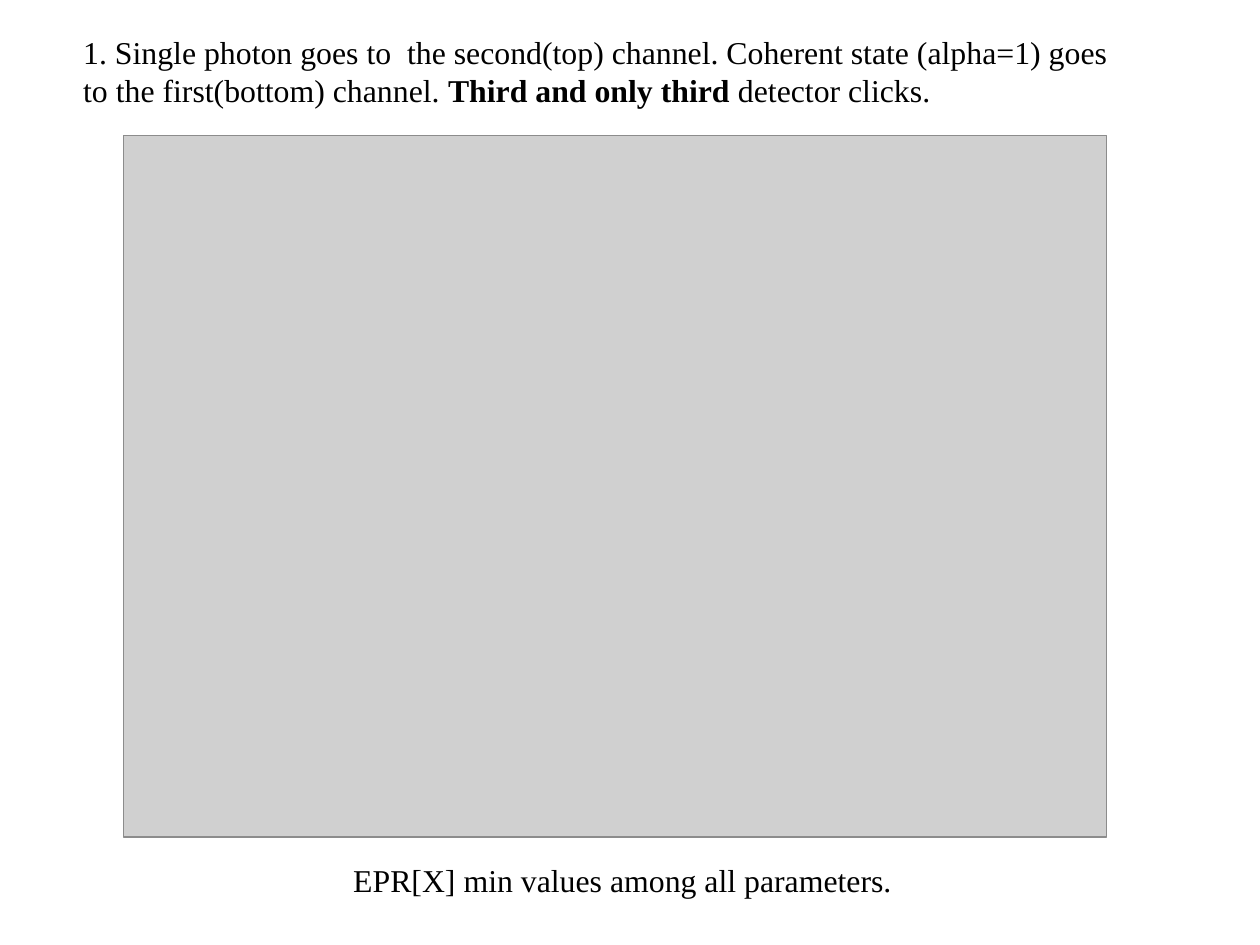
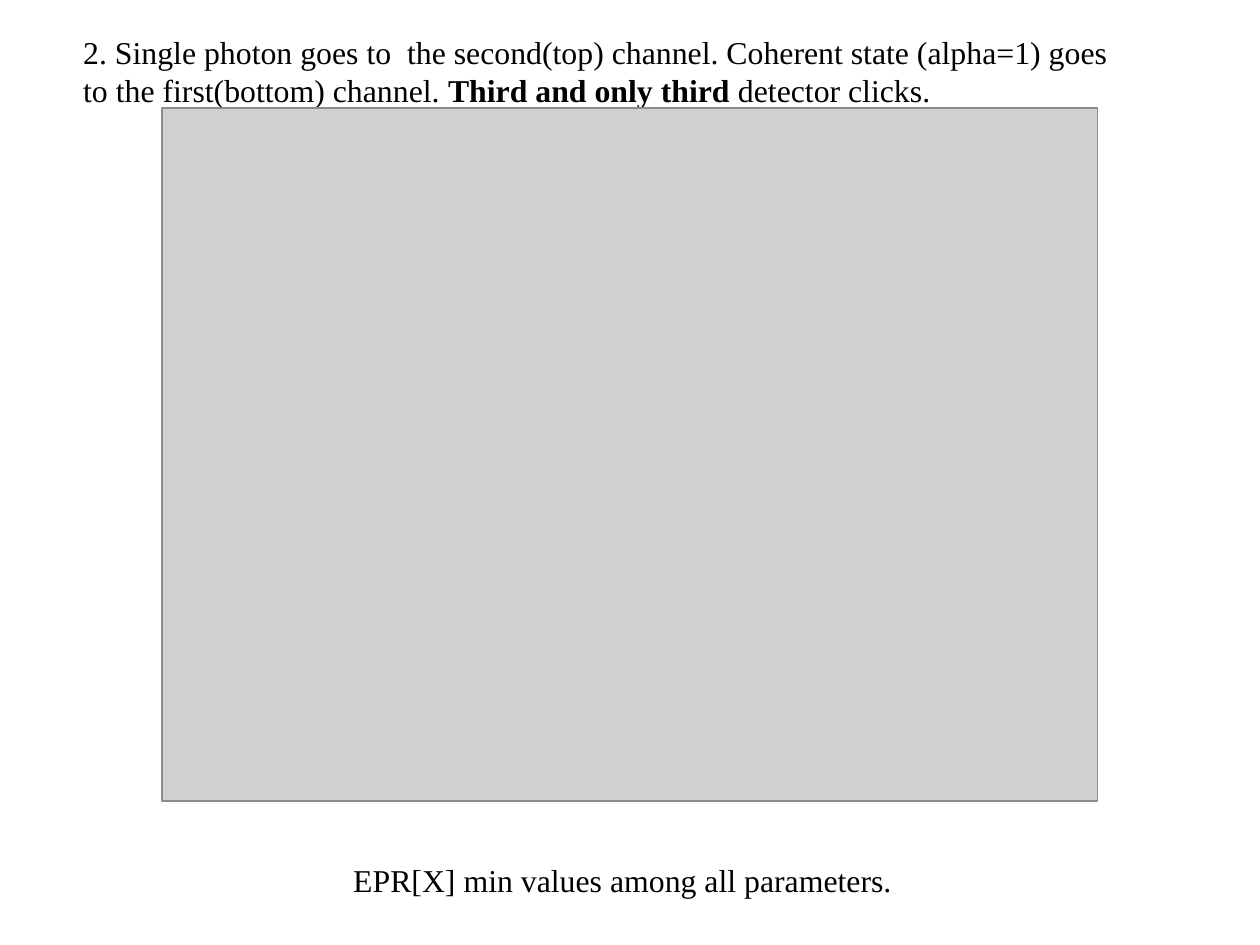
Before and after one commit to matthewR1993/qscheme, a slide deck: slide 5 of results/res17/res17.odp (slide 4 before the commit). Drawn at 1260x945 pixels with LibreOffice and Linux fonts; fonts in the diff are those of the drawing; grey boxes stand for pictures. Boxes give left, top, right and bottom in pixels: in the first picture for what was removed or moved away, otherwise in the second. Text is boxed around its words. In the diff, an @@ line names an element or a change of style, - is before the commit and + after.

```diff
--- a/results/res17/res17.odp
+++ b/results/res17/res17.odp
@@ text at [83,42,1107,108]: text changed @@
-1. Single photon goes to the second(top) channel. Coherent state (alpha=1) goes to the first(bottom) channel. Third and only third detector clicks.
+2. Single photon goes to the second(top) channel. Coherent state (alpha=1) goes to the first(bottom) channel. Third and only third detector clicks.
@@ picture: place and size @@
-picture at [123,135,1107,837]
+picture at [162,107,1099,800]
```
Also in this commit, not shown: 3 other slides changed, 4 slides added, 21 other files.
